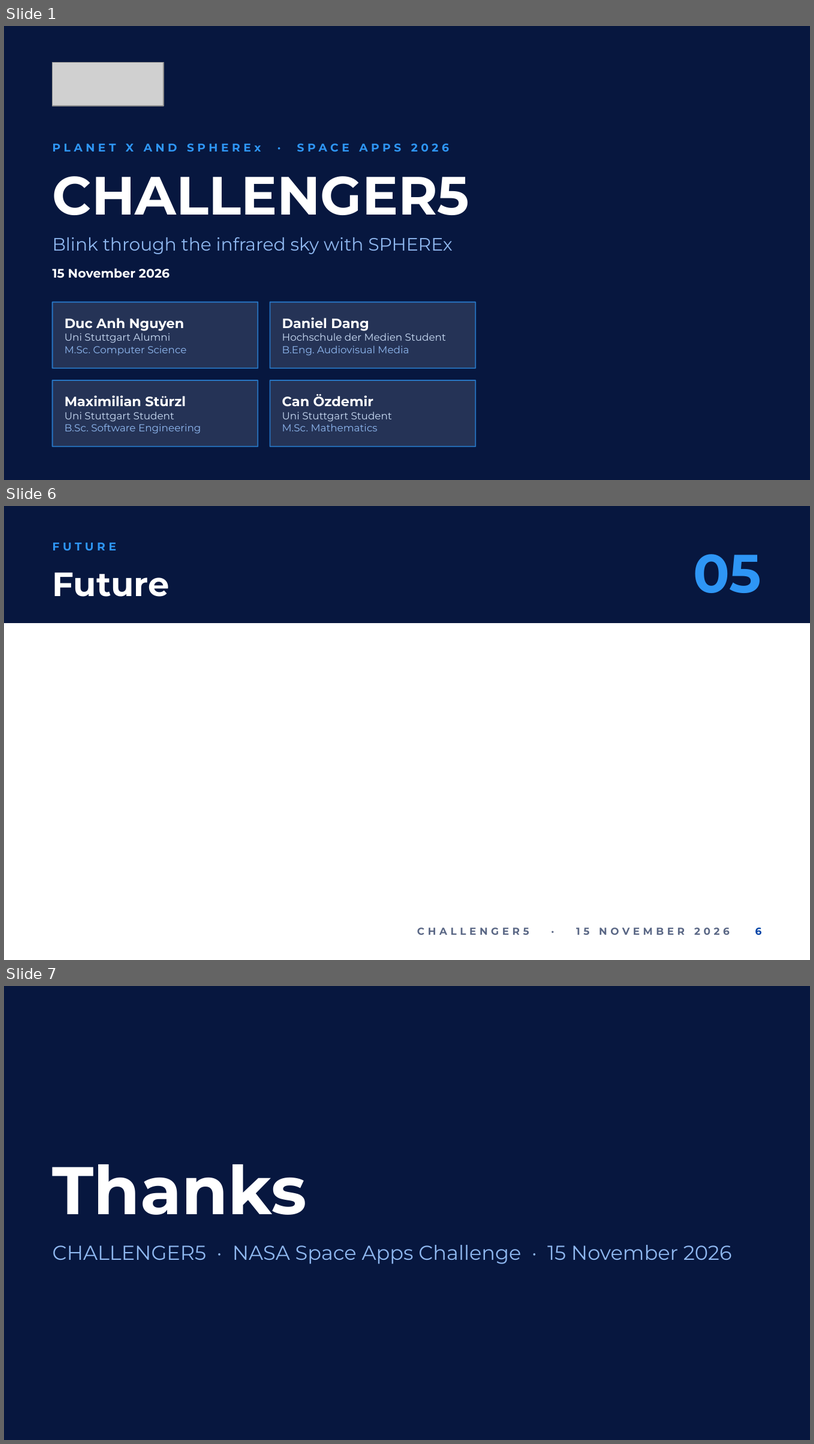
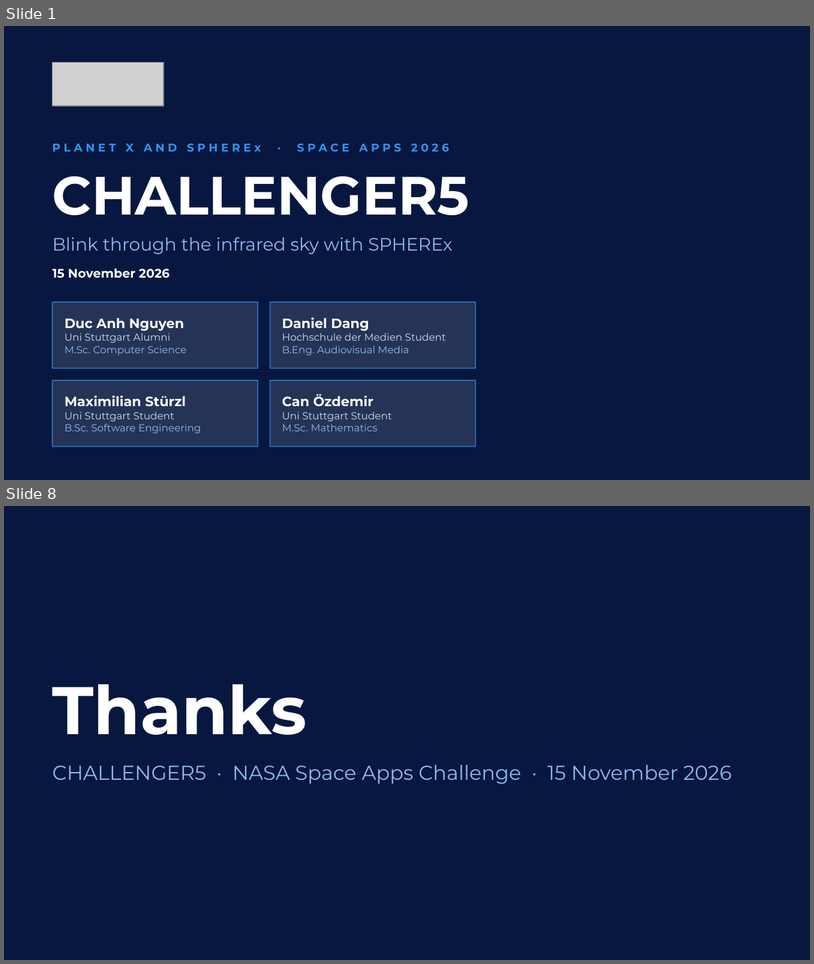
Before and after one commit to ngydc/sac-challenger5, a slide deck: docs/submission/CHALLENGER5_pitch.pptx. Shown one above the other, each under a label of ours: slides 1, 6 and 7 before the commit, slides 1 and 8 after it; the slides between them are not shown. The pictures are 814x1444 and 814x964 pixels, drawn with LibreOffice and Linux fonts; fonts in the diff are those of the drawing; grey boxes stand for pictures; background and template pictures are left out. Boxes give left, top, right and bottom in pixels: in the first picture for what was removed or moved away, otherwise in the second. Text is boxed around its words. In the diff, an @@ line names an element or a change of style, - is before the commit and + after.

```diff
--- a/docs/submission/CHALLENGER5_pitch.pptx
+++ b/docs/submission/CHALLENGER5_pitch.pptx
@@ slide 6 removed at (4, 506, 810, 960), background #FFFFFF @@
@@ rectangle removed at (4, 506, 810, 623) @@
@@ text removed at (53, 543, 116, 550) @@
-FUTURE
@@ text removed at (693, 554, 762, 593) @@
-05
@@ title removed at (53, 572, 170, 597) @@
-Future
@@ text removed at (417, 927, 730, 934) @@
-CHALLENGER5 · 15 NOVEMBER 2026
@@ page number removed at (756, 927, 762, 935) @@
-6
@@ what was slide 7 is now slide 8 @@
```
Also in this commit, not shown: 7 slides added, 4 other slides removed, 2 other files.
